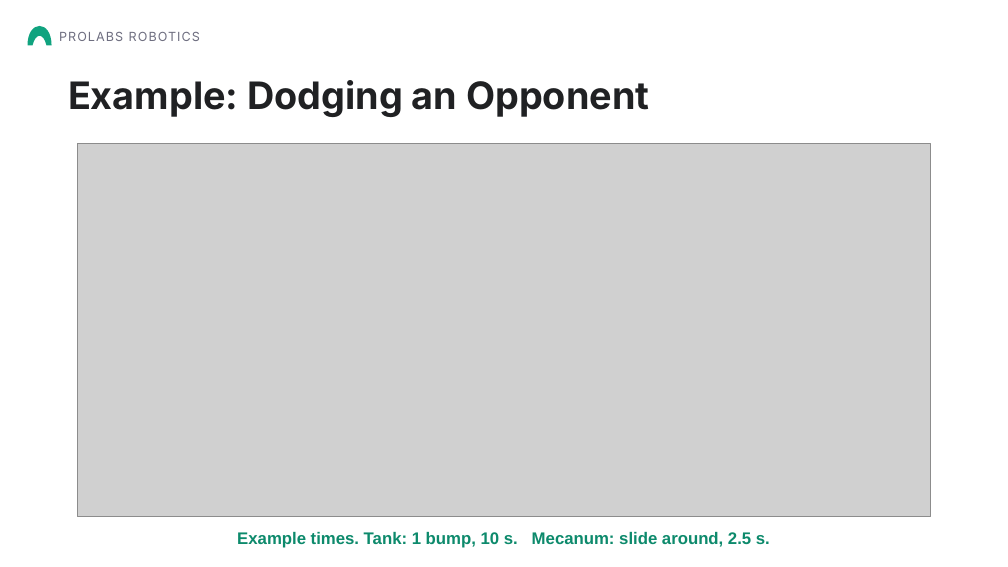
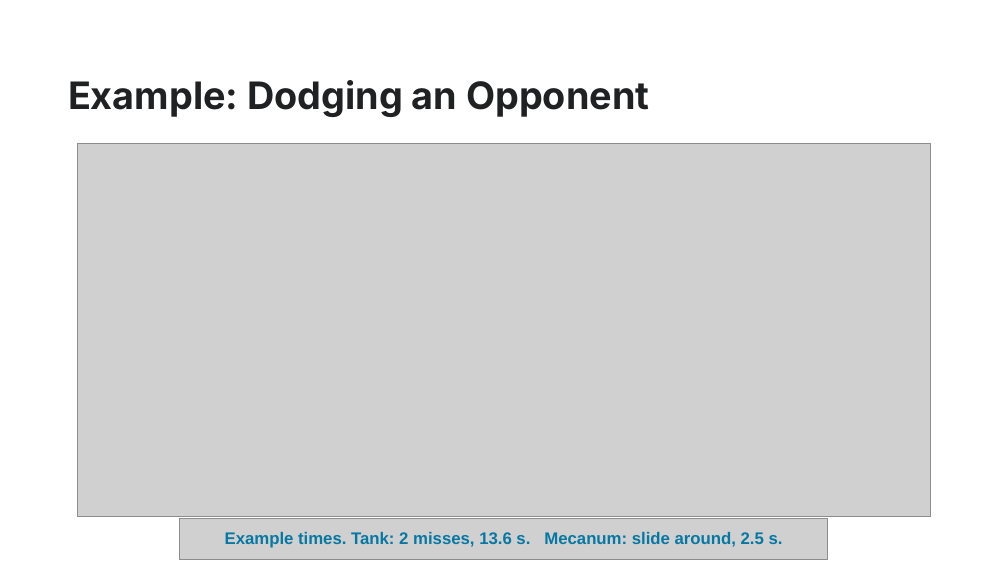
Before and after one commit to Aarav-111/FTC-Bangalore-Resources, a slide deck: slide 8 of 02-Chassis/Mecanum Wheels Presentation.pptx. Drawn at 1008x567 pixels with LibreOffice and Linux fonts; fonts in the diff are those of the drawing; grey boxes stand for pictures; background and template pictures are left out. Boxes give left, top, right and bottom in pixels: in the first picture for what was removed or moved away, otherwise in the second. Text is boxed around its words. In the diff, an @@ line names an element or a change of style, - is before the commit and + after.

Commit message:
Mecanum presentation: tank drive fails 2-3 times, light blue theme, Thank You page with QR codes, remove Prolabs Robotics

```diff
--- a/02-Chassis/Mecanum Wheels Presentation.pptx
+++ b/02-Chassis/Mecanum Wheels Presentation.pptx
@@ freeform shape removed at [27,27,51,45] @@
@@ text removed at [59,32,200,41] @@
-PROLABS ROBOTICS
@@ picture added at [180,519,828,560] @@
@@ text at [225,532,783,548]: text changed; text colour #0D8A6C to #0878A3 @@
-Example times. Tank: 1 bump, 10 s. Mecanum: slide around, 2.5 s.
+Example times. Tank: 2 misses, 13.6 s. Mecanum: slide around, 2.5 s.
```
Also in this commit, not shown: 19 other slides changed, 1 slide added, 1 slide removed, 1 other file.
